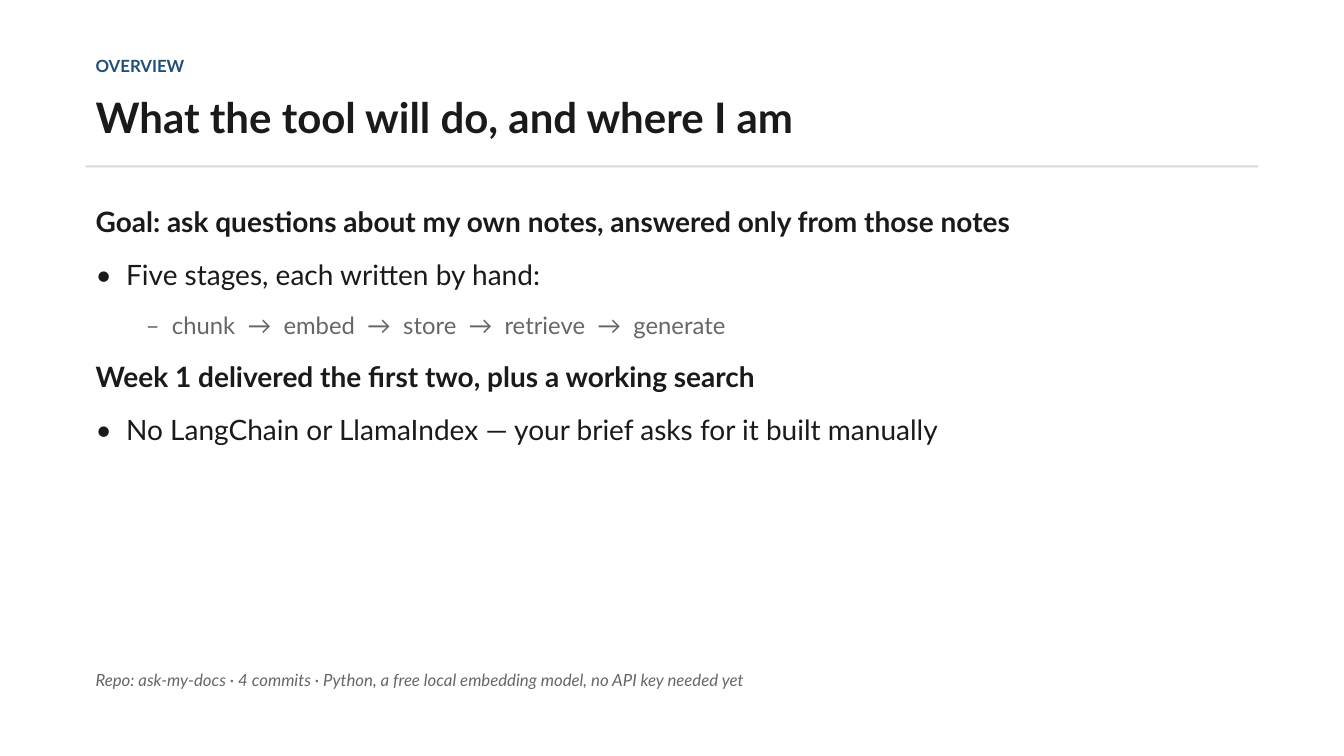
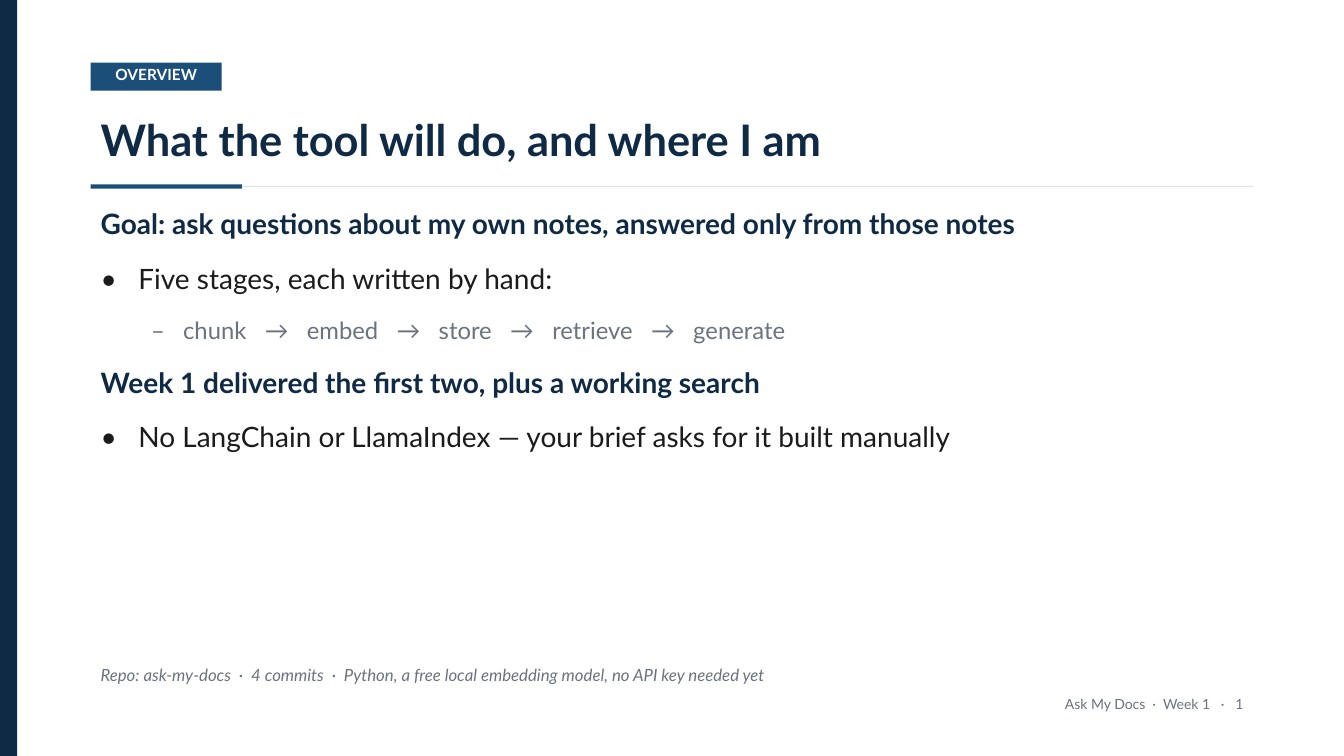
Before and after one commit to Iddrisusalima/ask-my-docs, a slide deck: slide 2 of presentation/week1-review.pptx. Drawn at 1344x756 pixels with LibreOffice and Linux fonts; fonts in the diff are those of the drawing. Boxes give left, top, right and bottom in pixels: in the first picture for what was removed or moved away, otherwise in the second. Text is boxed around its words. In the diff, an @@ line names an element or a change of style, - is before the commit and + after.

Commit message:
style(presentation): Restyle deck with navy template and banded tables
- Strip table gridlines and carry structure with row banding instead
- Centre content blocks vertically, fixing captions stranded above tables
- Add page numbers and a left accent stripe

```diff
--- a/presentation/week1-review.pptx
+++ b/presentation/week1-review.pptx
@@ rectangle added at box(0, 0, 17, 756), fill #0F2A44 @@
@@ text "OVERVIEW": place and size @@
-text "OVERVIEW" at box(96, 59, 185, 72)
+text "OVERVIEW" at box(115, 68, 197, 80)
@@ text "OVERVIEW" at box(115, 68, 197, 80): size 12 to 11 pt, text colour #1F4E79 to #FFFFFF; alignment left to centre @@
@@ rectangle added at box(91, 63, 222, 91), fill #1C4E7A @@
@@ text "What the tool will do, ...": place and size @@
-text "What the tool will do, ..." at box(96, 101, 793, 139)
+text "What the tool will do, ..." at box(101, 123, 821, 162)
@@ text "What the tool will do, ..." at box(101, 123, 821, 162): size 30 to 31 pt, text colour #1A1A1A to #0F2A44 @@
@@ text "Goal: ask questions about my ..." at box(101, 213, 1015, 452): text colour #1A1A1A to #0F2A44 in "Goal: ask questions about my own notes, ...", "Week 1 delivered the first two, plus ..."; text colour #1A1A1A to #1B1B1B in "• Five stages, each written by hand:", "• No LangChain or LlamaIndex — your ..."; text colour #666666 to #6B7280 in "– chunk → embed → store → ..."; more space between paragraphs @@
@@ rectangle added at box(91, 185, 242, 189), fill #1C4E7A @@
@@ rectangle: place and size @@
-rectangle at box(86, 165, 1258, 167)
+rectangle at box(242, 186, 1253, 187)
@@ rectangle at box(242, 186, 1253, 187): fill #D8D8D8 to #DDE3E8 @@
@@ text "Repo: ask-my-docs · 4 commits ..." at box(101, 668, 765, 684): text colour #666666 to #6B7280 @@
@@ text added at box(1065, 699, 1243, 712), 10 pt, text #6B7280 @@
+Ask My Docs · Week 1 · 1
```
Also in this commit, not shown: 9 other slides changed, 1 other file.
